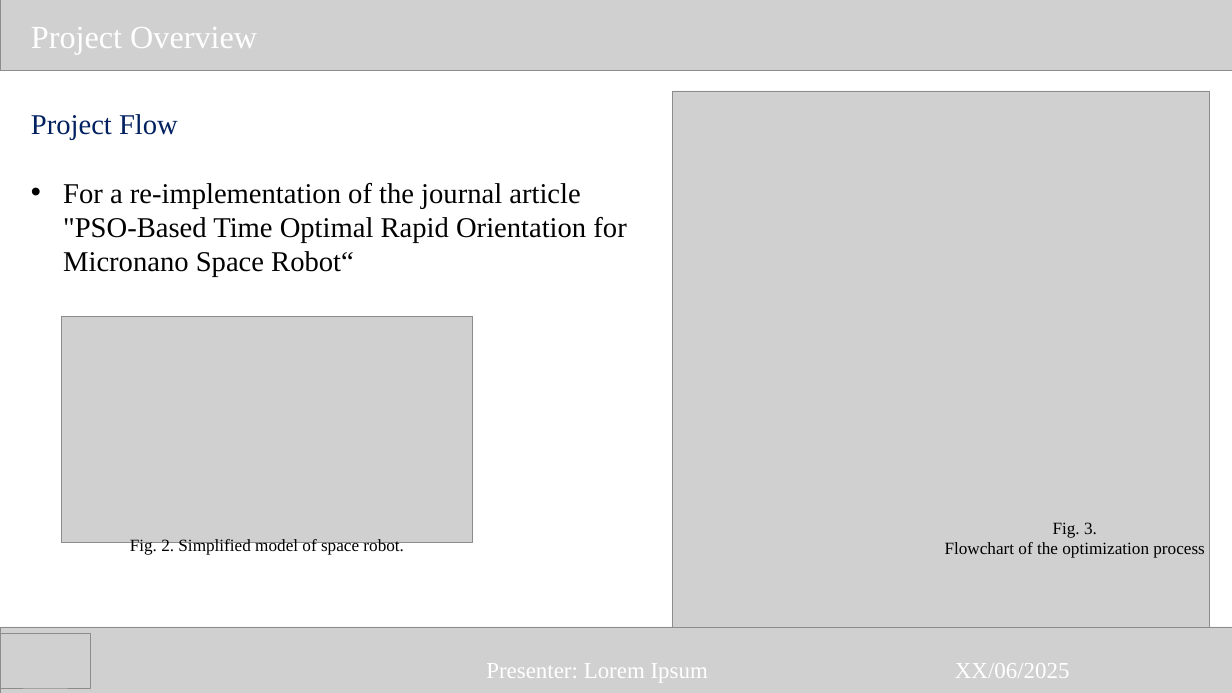
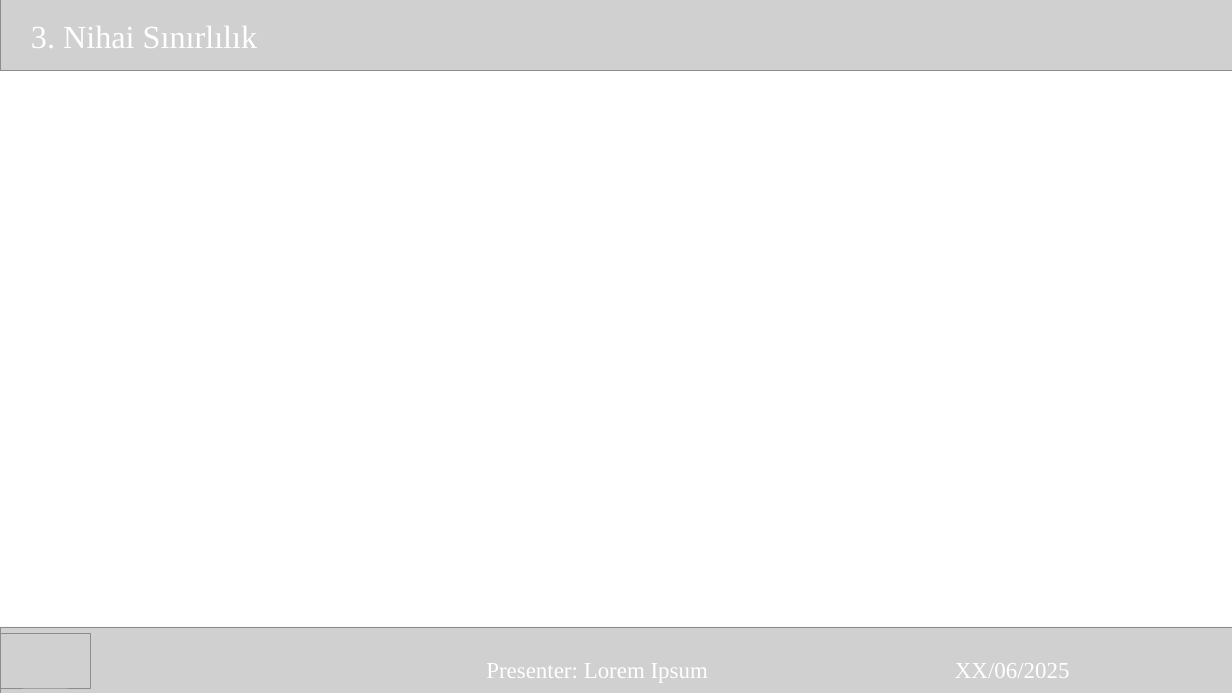
Before and after one commit to MrSkyGodz/KOM-511-Adaptive-Control, a slide deck: slide 7 of FinalProject/presentation_v0.pptx (slide 3 before the commit). Drawn at 1232x693 pixels with LibreOffice and Linux fonts; fonts in the diff are those of the drawing; grey boxes stand for pictures. Boxes give left, top, right and bottom in pixels: in the first picture for what was removed or moved away, otherwise in the second. Text is boxed around its words. In the diff, an @@ line names an element or a change of style, - is before the commit and + after.

```diff
--- a/FinalProject/presentation_v0.pptx
+++ b/FinalProject/presentation_v0.pptx
@@ text at bbox=[31, 26, 257, 48]: text changed @@
-  Project Overview
+  3. Nihai Sınırlılık
@@ text removed at bbox=[31, 114, 626, 277] @@
-  Project Flow
-  • For a re-implementation of the journal article "PSO-Based Time Optimal Rapid Orientation for Micronano Space Robot“
@@ picture removed at bbox=[672, 91, 1210, 628] @@
@@ picture removed at bbox=[61, 317, 473, 542] @@
@@ text removed at bbox=[130, 537, 404, 555] @@
-Fig. 2. Simplified model of space robot.
@@ text removed at bbox=[945, 522, 1205, 558] @@
-Fig. 3.
-Flowchart of the optimization process
```
Also in this commit, not shown: 6 other slides changed, 4 slides added, 1 slide removed.
